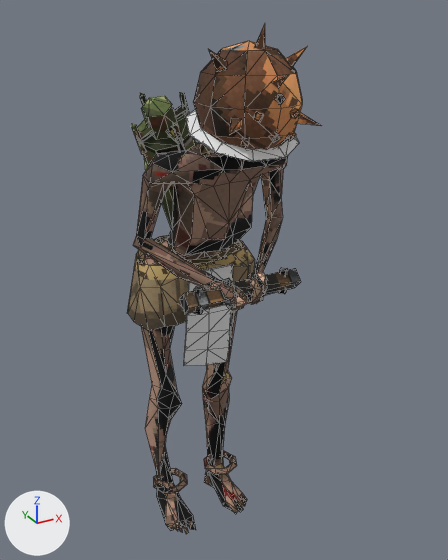
An edit to the Blender file tools/art/blend/ecclesiastic-prisoner.blend, drawn before and after from the same camera.
Before and after are seen from a 50 mm lens placed at (-0.563, -1.194, 1.222), pointed at (0.033, -0.111, 0.681). Arrows for +X, +Y and +Z are at lower left; the lights stay in place. The picture after the commit comes second. Mesh edges are drawn as thin lines.

The scene before the commit, as lines of its bpy script (objects in view):
```python
ob_accent = bpy.data.objects.new('Accent', me_accent)
ob_accent.location = (0.0, 0.0, 0.0)
ob_back = bpy.data.objects.new('Back', me_back)
ob_back.location = (0.0, 0.0, 0.0)
ob_body = bpy.data.objects.new('Body', me_body)
ob_body.location = (0.0, 0.0, 0.0)
ob_chest = bpy.data.objects.new('Chest', me_chest)
ob_chest.location = (0.0, 0.0, 0.0)
ob_helmet = bpy.data.objects.new('Helmet', me_helmet)
ob_helmet.location = (0.0, 0.0, 0.0)
ob_weapon = bpy.data.objects.new('Weapon', me_weapon)
ob_weapon.location = (0.0, 0.0, 0.0)
# also in view: 'Hip' at (-0.001, -0.003, 0.647)
```
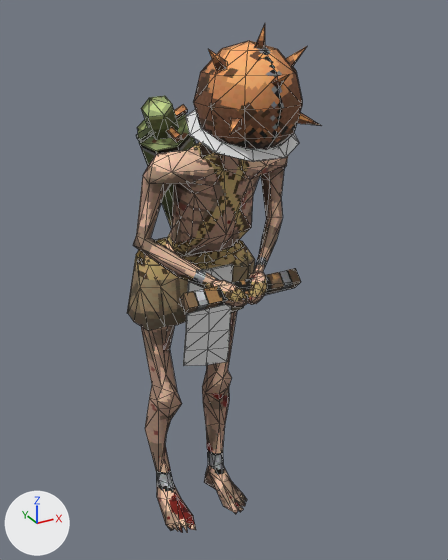
Diff of the bpy script that builds the scene:
```diff
--- a/tools/art/blend/ecclesiastic-prisoner.blend.py
+++ b/tools/art/blend/ecclesiastic-prisoner.blend.py
@@ me_body @@
-me_body.from_pydata(...)  # 526 vertices, 999 faces; spans x -0.167..0.165, y -0.276..0.066, z 0.0..1.013
+me_body.from_pydata(...)  # 435 vertices, 820 faces; spans x -0.167..0.165, y -0.276..0.066, z 0.0..1.013
+# me_body part 1: the loose piece of 32 vertices spanning x 0.026..0.12, y -0.062..0.032, z 0.088..0.108 is deleted
+# me_body part 2: the loose piece of 31 vertices spanning x -0.12..-0.026, y -0.062..0.032, z 0.088..0.108 is deleted
+# me_body part 3: 2 vertices moved from x -0.067..0.005, y -0.105..-0.095, z 0.93..0.958 to x -0.057..0.015, y -0.101..-0.09, z 0.923..0.949; 30 vertices removed from x -0.15..0.15, y -0.2..0.036, z 0.592..0.985; 14 vertices added at x -0.149..0.146, y -0.201..0.036, z 0.659..0.984
+# me_body part 4: 24 vertices removed from x -0.085..0.109, y -0.127..0.047, z 0.002..0.379; 12 vertices added at x -0.08..0.111, y -0.126..0.047, z 0.007..0.382
+# me_body part 5: 655 kept faces spanning x -0.167..0.165, y -0.276..0.066, z 0.0..1.013 get new texture (UV) coordinates
 me_body.materials.append(mat_ecclesiastic_prisonerbody)
@@ me_helmet @@
-me_helmet.from_pydata(...)  # 130 vertices, 208 faces; spans x -0.094..0.094, y -0.377..-0.158, z 0.98..1.2
+me_helmet.from_pydata(...)  # 82 vertices, 136 faces; spans x -0.094..0.094, y -0.377..-0.158, z 0.98..1.2
+# me_helmet part 6: 6 loose pieces with 48 vertices, spanning x -0.053..0.053, y -0.356..-0.313, z 1.016..1.099, are deleted
+# me_helmet part 7: 136 kept faces spanning x -0.094..0.094, y -0.377..-0.158, z 0.98..1.2 get new texture (UV) coordinates
 me_helmet.materials.append(mat_ecclesiastic_prisonerhelmet)
@@ me_weapon @@
-me_weapon.from_pydata(...)  # 60 vertices, 108 faces; spans x -0.125..0.125, y -0.272..-0.215, z 0.683..0.75
+me_weapon.from_pydata(...)  # 8 vertices, 12 faces; spans x -0.125..0.125, y -0.266..-0.222, z 0.694..0.739
+# me_weapon part 8: the loose piece of 18 vertices spanning x -0.037..-0.023, y -0.272..-0.215, z 0.683..0.75 is deleted
+# me_weapon part 9: the loose piece of 18 vertices spanning x 0.023..0.037, y -0.272..-0.215, z 0.683..0.75 is deleted
+# me_weapon part 10: the loose piece of 8 vertices spanning x -0.104..-0.087, y -0.252..-0.235, z 0.691..0.742 is deleted
+# me_weapon part 11: the loose piece of 8 vertices spanning x 0.087..0.104, y -0.252..-0.235, z 0.691..0.742 is deleted
+# me_weapon part 12: 12 kept faces spanning x -0.125..0.125, y -0.266..-0.222, z 0.694..0.739 get new texture (UV) coordinates
 me_weapon.materials.append(mat_ecclesiastic_prisonerweapon)
@@ me_back @@
-me_back.from_pydata(...)  # 118 vertices, 200 faces; spans x -0.155..0.099, y -0.152..0.112, z 0.704..1.077
+me_back.from_pydata(...)  # 70 vertices, 120 faces; spans x -0.14..0.099, y -0.135..0.112, z 0.704..1.072
+# me_back part 13: the loose piece of 6 vertices spanning x -0.155..-0.116, y -0.102..-0.062, z 0.962..1.028 is deleted
+# me_back part 14: the loose piece of 6 vertices spanning x -0.116..-0.077, y -0.052..-0.012, z 1.008..1.073 is deleted
+# me_back part 15: the loose piece of 6 vertices spanning x -0.095..-0.056, y -0.152..-0.111, z 0.966..1.031 is deleted
+# me_back part 16: the loose piece of 6 vertices spanning x -0.056..-0.017, y -0.102..-0.062, z 1.012..1.077 is deleted
+# me_back part 17: 120 kept faces spanning x -0.14..0.099, y -0.135..0.112, z 0.704..1.072 get new texture (UV) coordinates
+# other edits to the shape of me_back do not show in these pictures
 me_back.materials.append(mat_ecclesiastic_prisonerback)
@@ ob_chest @@
-ob_chest = bpy.data.objects.new('Chest', me_chest)
```

Boxes (x1, y1, x2, y2) around the edits, measured in the pictures (448 x 560 px; the box of a moved part takes in the faces that stretch with it):
'Body', reshaped
    before: (133, 142, 288, 534)
    after: (133, 142, 288, 533)
'Back', reshaped (8% narrower)
    before: (132, 92, 197, 229)
    after: (136, 96, 196, 229)
'Weapon', reshaped
    before: (179, 268, 301, 315)
    after: (179, 268, 301, 314)
'Chest', deleted
    before: (138, 235, 242, 265)
part 1 of me_body, deleted
    before: (204, 451, 237, 474)
part 2 of me_body, deleted
    before: (153, 468, 187, 494)
part 3 of me_body, moved or reshaped
    both: (136, 144, 286, 334)
part 4 of me_body, moved or reshaped
    before: (182, 369, 245, 534)
    after: (182, 369, 238, 531)
part 5 of me_body, surface changed
    both: (133, 142, 288, 533)
part 6 of me_helmet, deleted
    before: (241, 94, 299, 146)
part 7 of me_helmet, surface changed
    both: (193, 24, 316, 150)
part 8 of me_weapon, deleted
    before: (224, 278, 236, 309)
part 9 of me_weapon, deleted
    before: (248, 272, 263, 301)
part 10 of me_weapon, deleted
    before: (194, 287, 203, 315)
part 11 of me_weapon, deleted
    before: (279, 268, 287, 294)
part 12 of me_weapon, surface changed
    both: (179, 268, 301, 314)
part 13 of me_back, deleted
    before: (132, 123, 146, 154)
part 14 of me_back, deleted
    before: (140, 93, 147, 105)
part 15 of me_back, deleted
    before: (173, 123, 185, 151)
part 16 of me_back, deleted
    before: (180, 92, 190, 116)
part 17 of me_back, surface changed
    both: (138, 96, 196, 229)
